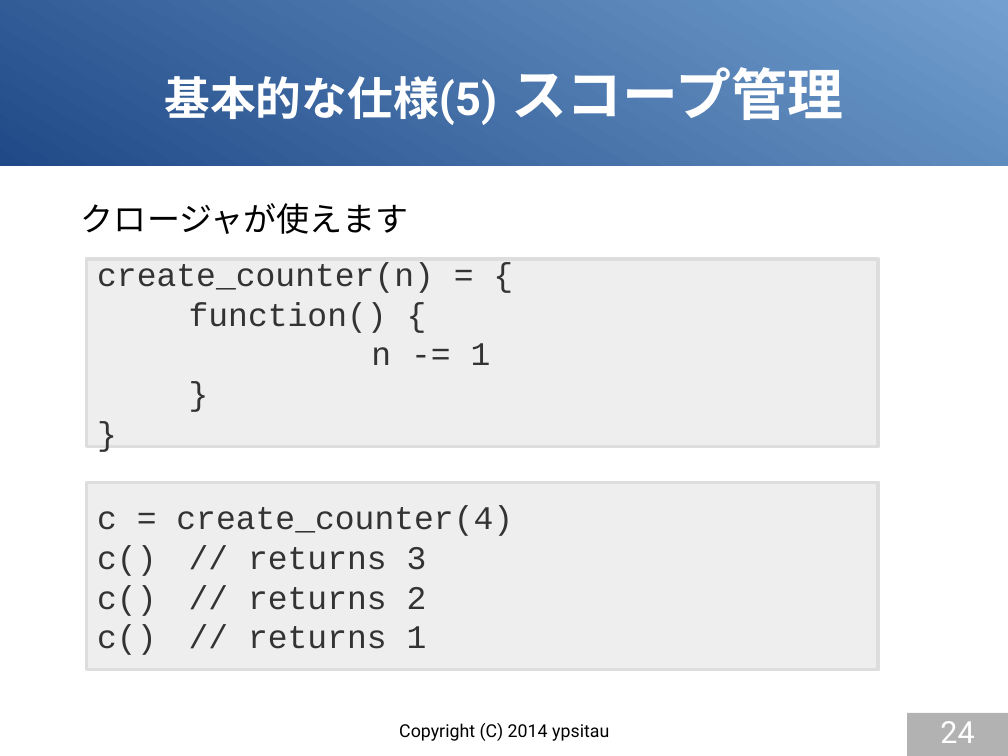
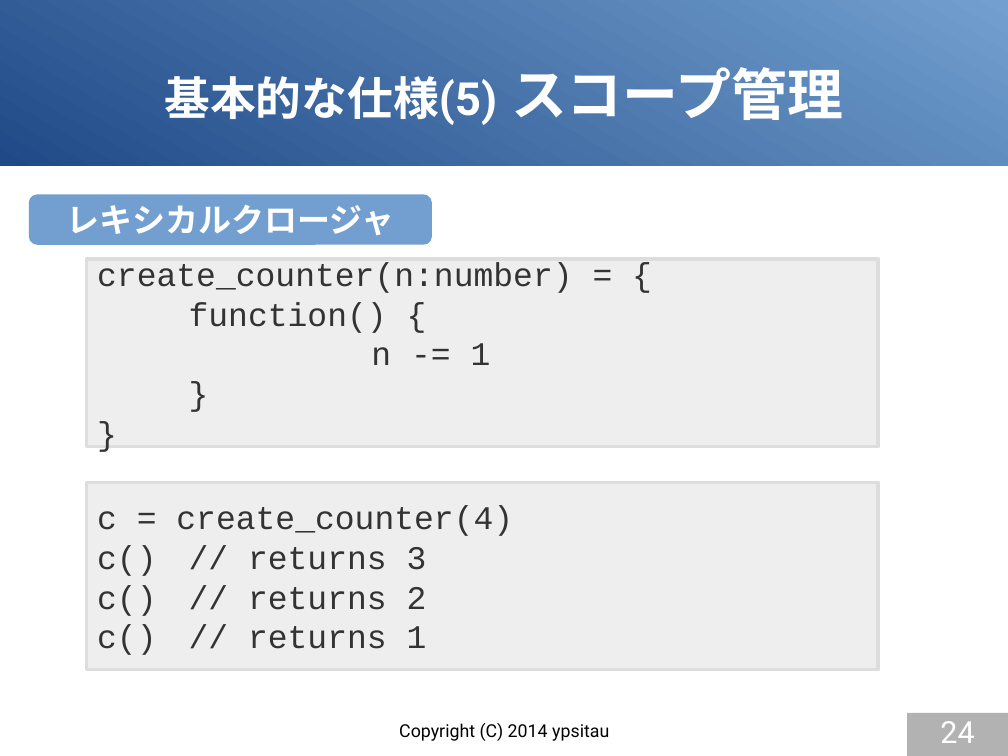
Before and after one commit to gura-lang/gura-doc, a slide deck: slide 24 of presentation/gura-introduction.odp. Drawn at 1008x756 pixels with LibreOffice and Linux fonts; fonts in the diff are those of the drawing. Boxes give left, top, right and bottom in pixels: in the first picture for what was removed or moved away, otherwise in the second. Text is boxed around its words. In the diff, an @@ line names an element or a change of style, - is before the commit and + after.

```diff
--- a/presentation/gura-introduction.odp
+++ b/presentation/gura-introduction.odp
@@ rounded rectangle added at bbox=[28, 195, 432, 245], fill #729FCF, 26 pt, text #FFFFFF, bold @@
+レキシカルクロージャ
@@ text removed at bbox=[81, 203, 409, 234] @@
-クロージャが使えます
@@ text in rectangle at bbox=[97, 262, 573, 293]: text changed @@
-create_counter(n) = {
+create_counter(n:number) = {
```
Also in this commit, not shown: 6 other slides changed.
